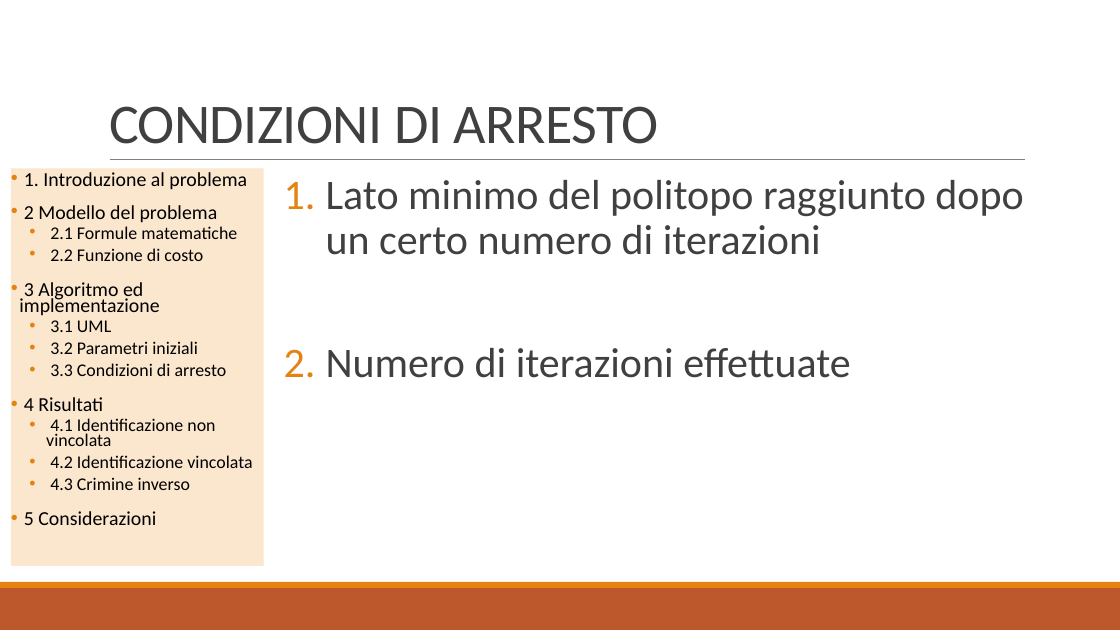
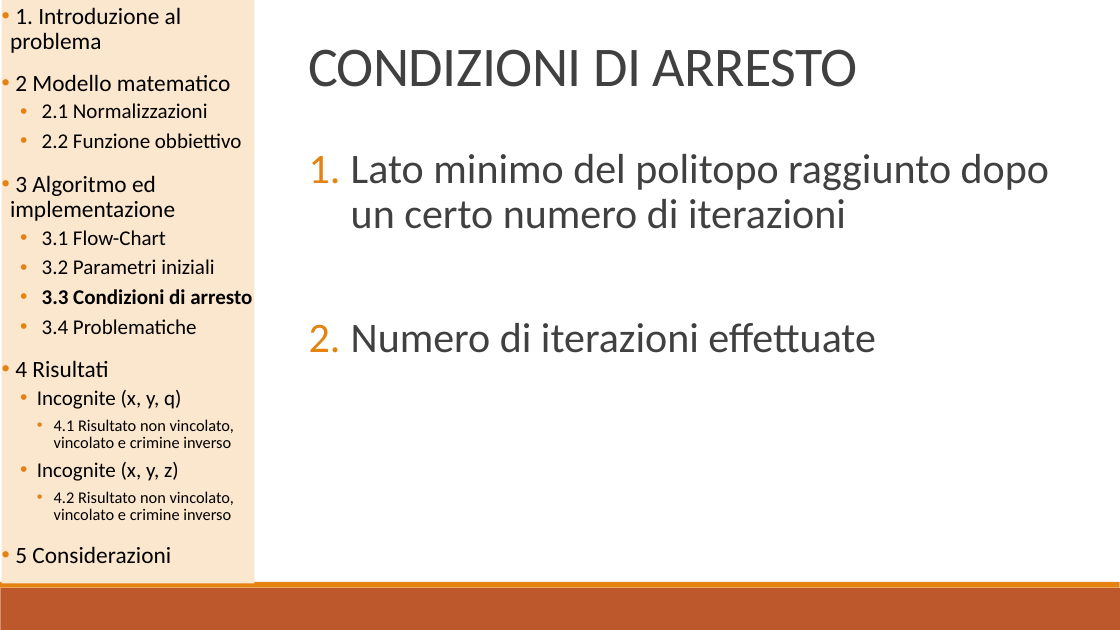
Before and after one commit to baldimario/Simplex, a slide deck: slide 12 of IDENTICAZIONE SISTEMA DI CARICHE PUNTIFORMI DA MISURE DI.pptx. Drawn at 1120x630 pixels with LibreOffice and Linux fonts; fonts in the diff are those of the drawing. Boxes give left, top, right and bottom in pixels: in the first picture for what was removed or moved away, otherwise in the second. Text is boxed around its words. In the diff, an @@ line names an element or a change of style, - is before the commit and + after.

```diff
--- a/IDENTICAZIONE SISTEMA DI CARICHE PUNTIFORMI DA MISURE DI.pptx
+++ b/IDENTICAZIONE SISTEMA DI CARICHE PUNTIFORMI DA MISURE DI.pptx
@@ rectangle "1. Introduzione al problema": place and size @@
-rectangle "1. Introduzione al problema" at (11, 169, 264, 566)
+rectangle "1. Introduzione al problema" at (2, 0, 255, 583)
@@ text in rectangle at (10, 7, 252, 563): size 17 to 20 pt in "1. Introduzione al problema", "3 Algoritmo ed implementazione", "4 Risultati", "5 Considerazioni"; size 15.3 to 18 pt in "3.2 Parametri iniziali", "3.3 Condizioni di arresto"; bold on in "3.3 Condizioni di arresto"; line spacing 0.7 to 0.9 @@
@@ title "CONDIZIONI DI ARRESTO": place and size @@
-title "CONDIZIONI DI ARRESTO" at (109, 106, 659, 144)
+title "CONDIZIONI DI ARRESTO" at (308, 49, 858, 87)
@@ text in rectangle at (15, 74, 242, 148): text changed; size 15.3 to 18 pt @@
-• 2 Modello del problema
-  • 2.1 Formule matematiche
-  • 2.2 Funzione di costo
+• 2 Modello matematico
+  • 2.1 Normalizzazioni
+  • 2.2 Funzione obbiettivo
@@ text "Lato minimo del politopo raggiunto ...": place and size @@
-text "Lato minimo del politopo raggiunto ..." at (326, 180, 1023, 378)
+text "Lato minimo del politopo raggiunto ..." at (351, 154, 1049, 353)
@@ line removed from (110, 160) to (1026, 160) @@
@@ text in rectangle at (42, 230, 166, 245): text changed; size 15.3 to 18 pt @@
-  • 3.1 UML
+  • 3.1 Flow-Chart
@@ text in rectangle at (42, 319, 197, 334): paragraph added @@
+  • 3.4 Problematiche
@@ text in rectangle at (37, 390, 234, 520): text changed; size 15.3 to 14 pt @@
-  • 4.1 Identificazione non vincolata
-  • 4.2 Identificazione vincolata
-  • 4.3 Crimine inverso
+  • Incognite (x, y, q)
+    • 4.1 Risultato non vincolato, vincolato e crimine inverso
+  • Incognite (x, y, z)
+    • 4.2 Risultato non vincolato, vincolato e crimine inverso
```
Also in this commit, not shown: 16 other slides changed, 2 slides added, 2 other files.
